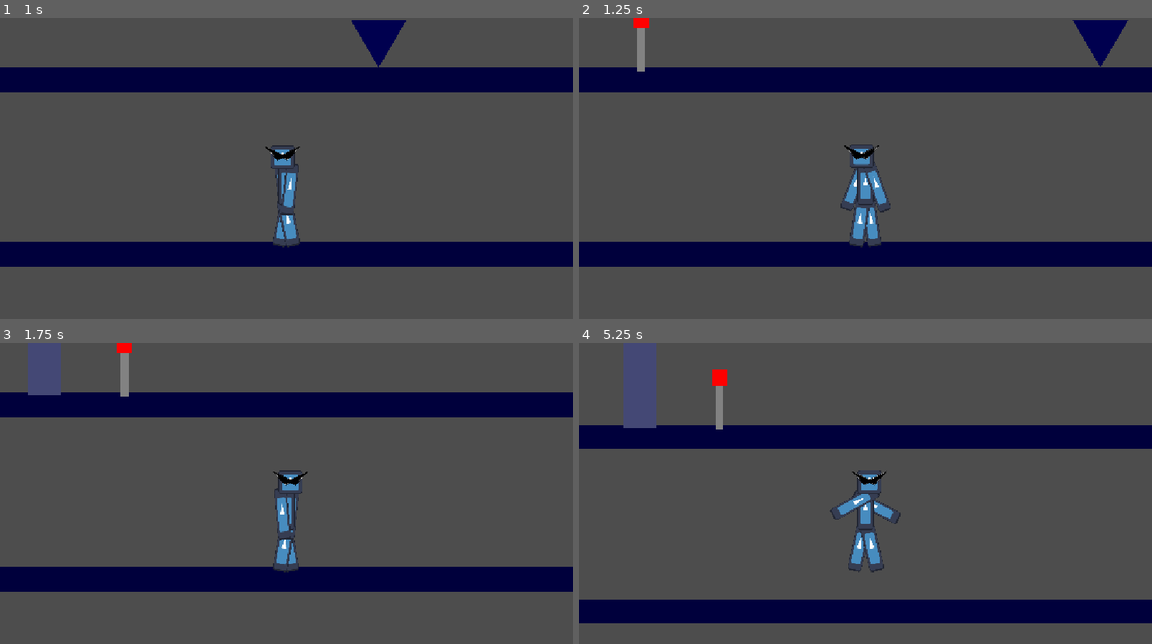
Above: before the commit, frames 1-4 (two rows, left to right).
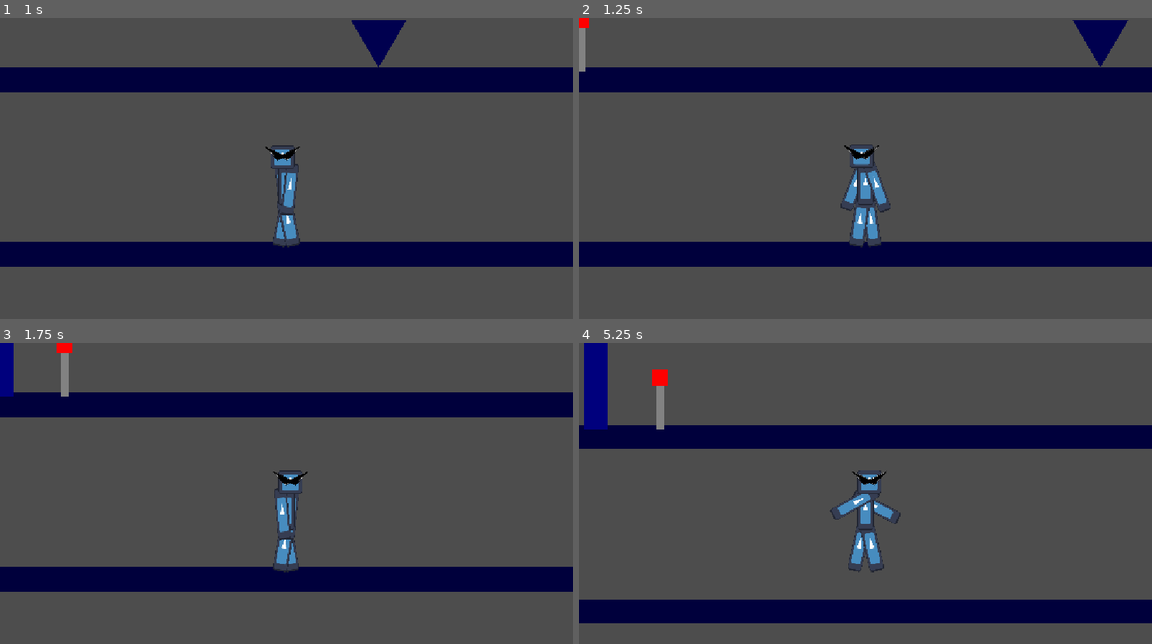
Above: after the commit, the same moments.

Repository: Abdulrhman64/ball
Game: Godot game, scene res://scenes/main.tscn
Two runs of this game, one before a commit and one after it. Both use one fixed random seed, a clock stepped at 60 frames per second and the inputs below. The engine's default icon, where the game draws it, is replaced by a stand-in: a white triangle on a blue panel in a dark square.
Inputs:
- Up to frame 1 (1 s): hold A (a) from 0.53 s (still down); tap D (d) at 0.8 s
- Up to frame 2 (1.25 s): keep holding A (a)
- Up to frame 3 (1.75 s): release A (a) at 1.28 s; tap D (d) at 1.35 s; tap E (e) at 1.55 s
- Up to frame 4 (5.25 s): hold A (a) 2.03-2.78 s; tap E (e) at 2.1, 3.8, 4.35 s; tap A (a) at 2.85, 4.55 s; tap D (d) at 3.05 s; hold D (d) 3.53-4.28 s; hold D (d) from 5.03 s (still down); tap Space (space) at 5.1 s

Frame 1 is identical in both runs. In frame 2, 0.5% of the frame differs, in the area x 0-13%, y 0-18%; in frame 3, 2.0%; in frame 4, 3.4%, in the area x 0-26%, y 0-29%.

Commit message:
fixed door

Diff:
--- /dev/null
+++ b/scenes/door.tscn
@@ -0,0 +1,113 @@
+[gd_scene format=3 uid="uid://debh56x1lqowk"]
+
+[ext_resource type="Script" uid="uid://bume4fswo2025" path="res://scripts/button.gd" id="1_hpvv5"]
+
+[sub_resource type="QuadMesh" id="QuadMesh_uvdjg"]
+
+[sub_resource type="QuadMesh" id="QuadMesh_83dcw"]
+
+[sub_resource type="RectangleShape2D" id="RectangleShape2D_la1wf"]
+size = Vector2(32, 120)
+
+[sub_resource type="QuadMesh" id="QuadMesh_erw1h"]
+
+[sub_resource type="RectangleShape2D" id="RectangleShape2D_erw1h"]
+size = Vector2(48, 385)
+
+[sub_resource type="Animation" id="Animation_hpvv5"]
+length = 0.001
+tracks/0/type = "value"
+tracks/0/imported = false
+tracks/0/enabled = true
+tracks/0/path = NodePath("MeshInstance2D:position")
+tracks/0/interp = 1
+tracks/0/loop_wrap = true
+tracks/0/keys = {
+"times": PackedFloat32Array(0),
+"transitions": PackedFloat32Array(1),
+"update": 0,
+"values": [Vector2(-7.1054274e-15, -192)]
+}
+tracks/1/type = "value"
+tracks/1/imported = false
+tracks/1/enabled = true
+tracks/1/path = NodePath("CollisionShape2D:position")
+tracks/1/interp = 1
+tracks/1/loop_wrap = true
+tracks/1/keys = {
+"times": PackedFloat32Array(0),
+"transitions": PackedFloat32Array(1),
+"update": 0,
+"values": [Vector2(0, -192)]
+}
+
+[sub_resource type="Animation" id="Animation_uvdjg"]
+resource_name = "open"
+length = 4.0333333
+tracks/0/type = "value"
+tracks/0/imported = false
+tracks/0/enabled = true
+tracks/0/path = NodePath("MeshInstance2D:position")
+tracks/0/interp = 1
+tracks/0/loop_wrap = true
+tracks/0/keys = {
+"times": PackedFloat32Array(0, 1, 4),
+"transitions": PackedFloat32Array(1, 1, 1),
+"update": 0,
+"values": [Vector2(-7.1054274e-15, -192), Vector2(0, -512), Vector2(-7.1054274e-15, -192)]
+}
+tracks/1/type = "value"
+tracks/1/imported = false
+tracks/1/enabled = true
+tracks/1/path = NodePath("CollisionShape2D:position")
+tracks/1/interp = 1
+tracks/1/loop_wrap = true
+tracks/1/keys = {
+"times": PackedFloat32Array(0, 1.0333333, 4),
+"transitions": PackedFloat32Array(1, 1, 1),
+"update": 0,
+"values": [Vector2(0, -192), Vector2(0, -504), Vector2(0, -192)]
+}
+
+[sub_resource type="AnimationLibrary" id="AnimationLibrary_83dcw"]
+_data = {
+&"RESET": SubResource("Animation_hpvv5"),
+&"open": SubResource("Animation_uvdjg")
+}
+
+[node name="Door" type="AnimatableBody2D" unique_id=675313817]
+
+[node name="Button" type="Area2D" parent="." unique_id=457280144]
+position = Vector2(128, -104)
+script = ExtResource("1_hpvv5")
+
+[node name="MeshInstance2D" type="MeshInstance2D" parent="Button" unique_id=190643066]
+modulate = Color(1, 0, 0, 1)
+position = Vector2(1.5258789e-05, -4.7683716e-07)
+scale = Vector2(31.99997, 32)
+mesh = SubResource("QuadMesh_uvdjg")
+
+[node name="MeshInstance2D2" type="MeshInstance2D" parent="Button" unique_id=450568180]
+modulate = Color(0.50928617, 0.50928617, 0.50928617, 1)
+position = Vector2(7.6293945e-06, 59.99999)
+scale = Vector2(16.000015, 88.00001)
+mesh = SubResource("QuadMesh_83dcw")
+
+[node name="CollisionShape2D" type="CollisionShape2D" parent="Button" unique_id=1542936866]
+position = Vector2(0, 44)
+shape = SubResource("RectangleShape2D_la1wf")
+
+[node name="MeshInstance2D" type="MeshInstance2D" parent="." unique_id=1243582066]
+modulate = Color(1.2995303e-06, 0, 0.49183983, 1)
+position = Vector2(-7.1054274e-15, -192)
+scale = Vector2(48, 384.1249)
+mesh = SubResource("QuadMesh_erw1h")
+
+[node name="CollisionShape2D" type="CollisionShape2D" parent="." unique_id=1783987568]
+position = Vector2(0, -192)
+shape = SubResource("RectangleShape2D_erw1h")
+
+[node name="AnimationPlayer" type="AnimationPlayer" parent="." unique_id=1631446036]
+libraries/ = SubResource("AnimationLibrary_83dcw")
+
+[connection signal="area_entered" from="Button" to="Button" method="_on_area_entered"]
--- a/scenes/map.tscn
+++ b/scenes/map.tscn
@@ -1,7 +1,7 @@
 [gd_scene format=3 uid="uid://8bw3n1klxfny"]
 
 [ext_resource type="PackedScene" uid="uid://d1l4oetw6poeo" path="res://scenes/deathpoint.tscn" id="1_4xfga"]
-[ext_resource type="Script" uid="uid://bume4fswo2025" path="res://scripts/button.gd" id="2_paxxb"]
+[ext_resource type="PackedScene" uid="uid://debh56x1lqowk" path="res://scenes/door.tscn" id="2_paxxb"]
 
 [sub_resource type="QuadMesh" id="QuadMesh_erw1h"]
 
@@ -24,11 +24,6 @@
 
 [sub_resource type="RectangleShape2D" id="RectangleShape2D_erw1h"]
 size = Vector2(128, 16)
-
-[sub_resource type="QuadMesh" id="QuadMesh_tv0cb"]
-
-[sub_resource type="RectangleShape2D" id="RectangleShape2D_rtrbs"]
-size = Vector2(64, 384)
 
 [sub_resource type="PrismMesh" id="PrismMesh_erw1h"]
 
@@ -73,18 +68,6 @@
 "transitions": PackedFloat32Array(1),
 "update": 0,
 "values": [Vector2(-1664, -88)]
-}
-tracks/3/type = "value"
-tracks/3/imported = false
-tracks/3/enabled = true
-tracks/3/path = NodePath("Door:position")
-tracks/3/interp = 1
-tracks/3/loop_wrap = true
-tracks/3/keys = {
-"times": PackedFloat32Array(0),
-"transitions": PackedFloat32Array(1),
-"update": 0,
-"values": [Vector2(-928, -560)]
 }
 
 [sub_resource type="Animation" id="Animation_4xfga"]
@@ -128,49 +111,11 @@
 "values": [Vector2(-1664, -88), Vector2(-1408, -88), Vector2(-1664, -88)]
 }
 
-[sub_resource type="Animation" id="Animation_paxxb"]
-resource_name = "open"
-length = 1.3
-tracks/0/type = "value"
-tracks/0/imported = false
-tracks/0/enabled = true
-tracks/0/path = NodePath("Door:position")
-tracks/0/interp = 1
-tracks/0/loop_wrap = true
-tracks/0/keys = {
-"times": PackedFloat32Array(0.033333335, 1),
-"transitions": PackedFloat32Array(1, 1),
-"update": 0,
-"values": [Vector2(-928, -560), Vector2(-928, -832)]
-}
-tracks/1/type = "method"
-tracks/1/imported = false
-tracks/1/enabled = true
-tracks/1/path = NodePath("AnimationPlayer")
-tracks/1/interp = 1
-tracks/1/loop_wrap = true
-tracks/1/keys = {
-"times": PackedFloat32Array(1.2),
-"transitions": PackedFloat32Array(1),
-"values": [{
-"args": [&"move"],
-"method": &"play"
-}]
-}
-
 [sub_resource type="AnimationLibrary" id="AnimationLibrary_paxxb"]
 _data = {
 &"RESET": SubResource("Animation_hrmi8"),
-&"move": SubResource("Animation_4xfga"),
-&"open": SubResource("Animation_paxxb")
-}
-
-[sub_resource type="QuadMesh" id="QuadMesh_rtrbs"]
-
-[sub_resource type="QuadMesh" id="QuadMesh_mrx3e"]
-
-[sub_resource type="RectangleShape2D" id="RectangleShape2D_mrx3e"]
-size = Vector2(32, 120)
+&"move": SubResource("Animation_4xfga")
+}
 
 [node name="Map" type="Node2D" unique_id=628433956]
 metadata/_edit_horizontal_guides_ = [-472.0]
@@ -238,18 +183,6 @@
 [node name="CollisionShape2D" type="CollisionShape2D" parent="Platform3" unique_id=782077447]
 shape = SubResource("RectangleShape2D_erw1h")
 
-[node name="Door" type="AnimatableBody2D" parent="." unique_id=2119555880]
-position = Vector2(-928, -560)
-
-[node name="MeshInstance2D" type="MeshInstance2D" parent="Door" unique_id=145453851]
-modulate = Color(0.26666668, 0.28235295, 0.45882353, 1)
-position = Vector2(-3.0517578e-05, 0)
-scale = Vector2(-66.45453, -379.18182)
-mesh = SubResource("QuadMesh_tv0cb")
-
-[node name="CollisionShape2D" type="CollisionShape2D" parent="Door" unique_id=575979351]
-shape = SubResource("RectangleShape2D_rtrbs")
-
 [node name="Spike" parent="." unique_id=1842057229 instance=ExtResource("1_4xfga")]
 modulate = Color(0.6627451, 0, 0, 1)
 position = Vector2(-1440, -40)
@@ -298,24 +231,5 @@
 libraries/ = SubResource("AnimationLibrary_paxxb")
 autoplay = &"move"
 
-[node name="Button" type="Area2D" parent="." unique_id=783983799]
-position = Vector2(-768, -472)
-script = ExtResource("2_paxxb")
-
-[node name="MeshInstance2D" type="MeshInstance2D" parent="Button" unique_id=1892613362]
-modulate = Color(1, 0, 0, 1)
-position = Vector2(1.5258789e-05, -4.7683716e-07)
-scale = Vector2(31.99997, 32)
-mesh = SubResource("QuadMesh_rtrbs")
-
-[node name="MeshInstance2D2" type="MeshInstance2D" parent="Button" unique_id=29316571]
-modulate = Color(0.50928617, 0.50928617, 0.50928617, 1)
-position = Vector2(7.6293945e-06, 59.99999)
-scale = Vector2(16.000015, 88.00001)
-mesh = SubResource("QuadMesh_mrx3e")
-
-[node name="CollisionShape2D" type="CollisionShape2D" parent="Button" unique_id=868511652]
-position = Vector2(0, 44)
-shape = SubResource("RectangleShape2D_mrx3e")
-
-[connection signal="area_entered" from="Button" to="Button" method="_on_area_entered"]
+[node name="Door" parent="." unique_id=675313817 instance=ExtResource("2_paxxb")]
+position = Vector2(-1016, -368)
